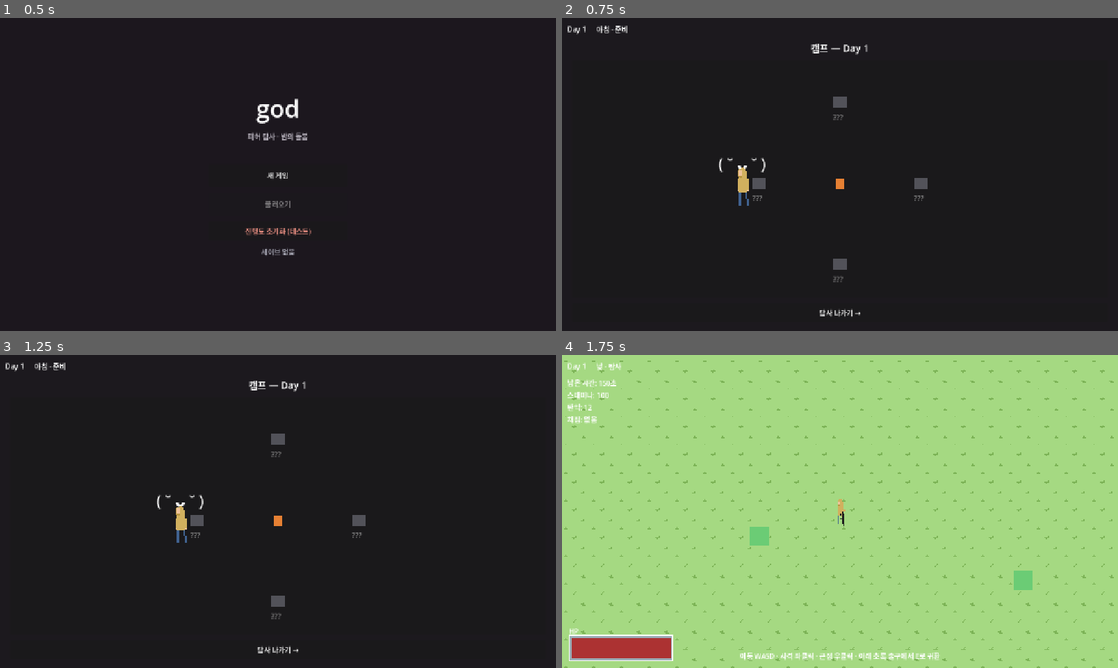
Above: before the commit, frames 1-4 (two rows, left to right).
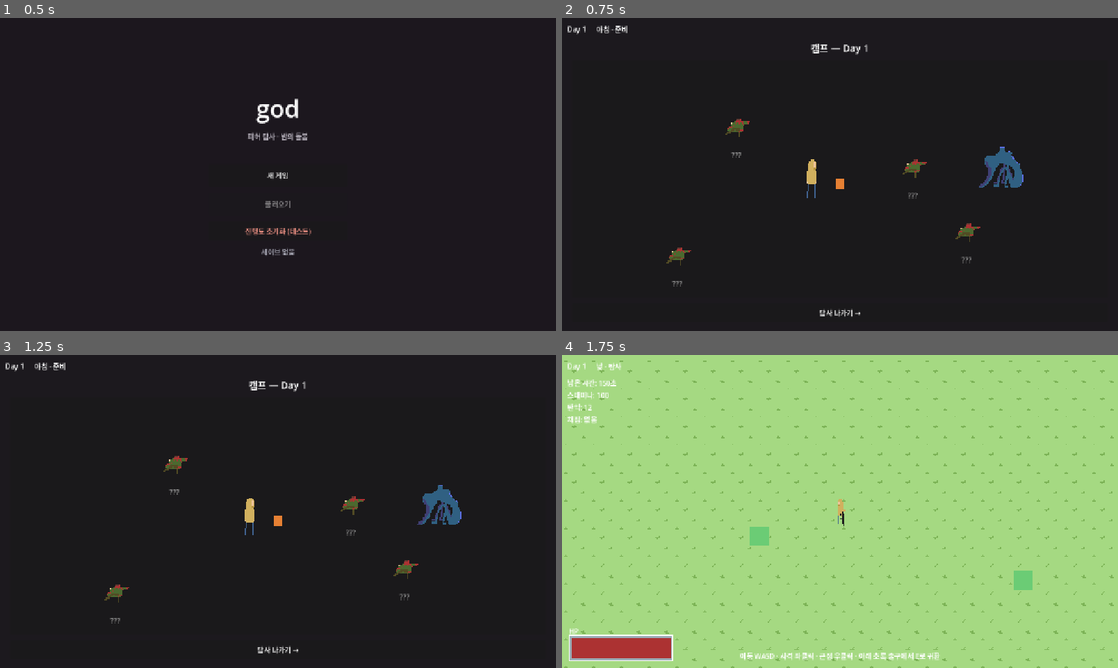
Above: after the commit, the same moments.

Repository: HomilBBANG/rt_Hilling_Game
Game: Godot game, scene res://scenes/ui/lobby.tscn
Two runs of this game, one before a commit and one after it. Both use one fixed random seed, a clock stepped at 60 frames per second and the inputs below.
Inputs:
- Up to frame 1 (0.5 s): no input
- Up to frame 2 (0.75 s): click "새 게임" at 0.5 s
- Up to frame 3 (1.25 s): no input
- Up to frame 4 (1.75 s): click "탐사 나가기 →" at 1.25 s

Frame 1 is identical in both runs. In frame 2, 1.8% of the frame differs, in the area x 18-83%, y 25-86%; in frame 3, 1.8%; in frame 4, nothing differs.

Commit message:
캠프 배치 데이터화: 시체 npc_a_dead + NPC/god/플레이어 개별 위치
- 시체를 ColorRect → npc_a_dead Sprite2D(플레이어와 동일 크기, 원본 밝기, 회전 0)
  부활 컷씬은 modulate 틴트로 전환
- NPC 개별 배치: npc_unlocks.xlsx에 x,y(바닥 비율 0~1) 열 추가, 없으면 원형 폴백
- god·플레이어 캠프 위치: balance.xlsx camp_god_x/y, camp_player_x/y로 조정
- 캠프 god도 god_idle 스프라이트, 플레이어는 오른쪽 바라보며 스폰

Co-Authored-By: Claude Opus 4.8 <noreply@anthropic.com>

Diff:
--- a/data/balance.json
+++ b/data/balance.json
@@ -5,5 +5,9 @@
   "target_satisfaction": 60,
   "pistol_range": 160,
   "knife_range": 60,
-  "cook_player_speed": 260
+  "cook_player_speed": 280,
+  "camp_god_x": 0.8,
+  "camp_god_y": 0.44,
+  "camp_player_x": 0.45,
+  "camp_player_y": 0.5
 }
--- a/data/npc_unlocks.json
+++ b/data/npc_unlocks.json
@@ -5,7 +5,9 @@
     "display_name": "하나",
     "role": "unique",
     "unlocks": "weapon_upgrade",
-    "note": "무기 제작/강화 해금"
+    "note": "무기 제작/강화 해금",
+    "x": 0.31,
+    "y": 0.28
   },
   {
     "threshold": 250,
@@ -13,7 +15,9 @@
     "display_name": "서린",
     "role": "placeable",
     "unlocks": "serving",
-    "note": "서빙 보조 배치 가능"
+    "note": "서빙 보조 배치 가능",
+    "x": 0.64,
+    "y": 0.45
   },
   {
     "threshold": 450,
@@ -21,7 +25,9 @@
     "display_name": "무림",
     "role": "placeable",
     "unlocks": "kitchen",
-    "note": "주방 보조 배치 가능"
+    "note": "주방 보조 배치 가능",
+    "x": 0.74,
+    "y": 0.72
   },
   {
     "threshold": 700,
@@ -29,6 +35,8 @@
     "display_name": "다인",
     "role": "unique",
     "unlocks": "new_region",
-    "note": "새 탐사 지역 해금"
+    "note": "새 탐사 지역 해금",
+    "x": 0.2,
+    "y": 0.82
   }
 ]
--- a/scenes/phases/morning_prep.tscn
+++ b/scenes/phases/morning_prep.tscn
@@ -47,11 +47,9 @@
 offset_bottom = 22.0
 color = Color(0.9, 0.5, 0.2, 1)
 
-[node name="Belami" type="Label" parent="Body/VBox/Ground"]
-offset_right = 80.0
-offset_bottom = 40.0
-theme_override_font_sizes/font_size = 34
-text = "( ˘ ᴗ ˘ )"
+[node name="Belami" type="AnimatedSprite2D" parent="Body/VBox/Ground"]
+texture_filter = 1
+scale = Vector2(2, 2)
 
 [node name="Player" type="AnimatedSprite2D" parent="Body/VBox/Ground"]
 texture_filter = 1
--- a/scripts/phases/morning_prep.gd
+++ b/scripts/phases/morning_prep.gd
@@ -8,7 +8,7 @@
 	Color(0.9, 0.6, 0.3), Color(0.5, 0.82, 0.5),
 	Color(0.6, 0.66, 0.95), Color(0.86, 0.5, 0.72), Color(0.75, 0.8, 0.4),
 ]
-const _CORPSE_COLOR := Color(0.32, 0.32, 0.35)
+const _DEAD_TEX := preload("res://assets/npc/npc_a_dead.png") # 임시 시체 스프라이트
 
 var _figures := {} # npc_id -> {body:ColorRect, label:Label, color:Color}
 
@@ -20,7 +20,7 @@
 @onready var _title: Label = $Body/VBox/Header
 @onready var _ground: Control = $Body/VBox/Ground
 @onready var _campfire: ColorRect = $Body/VBox/Ground/Campfire
-@onready var _belami: Label = $Body/VBox/Ground/Belami
+@onready var _belami: AnimatedSprite2D = $Body/VBox/Ground/Belami # god 캐릭터
 @onready var _player_fig: AnimatedSprite2D = $Body/VBox/Ground/Player
 @onready var _forge: VBoxContainer = $Body/VBox/Footer/UpgradePanel
 @onready var _tokens_label: Label = $Body/VBox/Footer/UpgradePanel/TokensLabel
@@ -90,12 +90,16 @@
 	var radius := minf(g.x, g.y) * 0.34
 
 	_campfire.position = center - _campfire.size * 0.5
-	_player_pos = center + Vector2(-radius - 40.0, 8.0)
+	# 플레이어·god 위치는 balance 엑셀(camp_player_x/y, camp_god_x/y, 비율 0~1)로 조정 가능.
+	_player_pos = _camp_pos("camp_player", g, center + Vector2(-radius - 40.0, 8.0))
 	_player_fig.sprite_frames = PlayerFrames.build("idle_hand", "run_hand")
 	_player_fig.play("idle")
+	_player_fig.flip_h = true # 스폰 시 오른쪽을 바라봄(이동 로직과 동일 규약: flip_h=true=우향)
 	_player_fig.position = _player_pos
 	_pos_init = true
-	_belami.position = center + Vector2(-radius - 40.0, -46.0) - _belami.size * 0.5
+	_belami.sprite_frames = GodFrames.build()
+	_belami.play("idle")
+	_belami.position = _camp_pos("camp_god", g, center + Vector2(-radius - 40.0, -46.0))
 
 	var entries := NpcUnlockDB.entries
 	var n := entries.size()
@@ -105,9 +109,21 @@
 			continue
 		var disp := String(entries[i].get("display_name", npc_id))
 		var color: Color = _PALETTE[i % _PALETTE.size()]
-		var ang := TAU * float(i) / maxf(1.0, float(n)) - PI * 0.5
-		var pos := center + Vector2(cos(ang), sin(ang)) * radius
+		# 엑셀 x,y(바닥 비율 0~1)가 있으면 개별 배치, 없으면 원형 자동 배치.
+		var pos: Vector2
+		if entries[i].has("x") and entries[i].has("y"):
+			pos = Vector2(float(entries[i]["x"]) * g.x, float(entries[i]["y"]) * g.y)
+		else:
+			var ang := TAU * float(i) / maxf(1.0, float(n)) - PI * 0.5
+			pos = center + Vector2(cos(ang), sin(ang)) * radius
 		_figures[npc_id] = _make_figure(npc_id, disp, color, pos)
+
+
+## balance 엑셀에 <prefix>_x/_y(바닥 비율 0~1)가 있으면 그 위치, 없으면 fallback.
+func _camp_pos(prefix: String, g: Vector2, fallback: Vector2) -> Vector2:
+	if Balance.has(prefix + "_x") and Balance.has(prefix + "_y"):
+		return Vector2(Balance.get_float(prefix + "_x", 0.5) * g.x, Balance.get_float(prefix + "_y", 0.5) * g.y)
+	return fallback
 
 
 func _make_figure(npc_id: String, disp: String, color: Color, pos: Vector2) -> Dictionary:
@@ -115,18 +131,21 @@
 	# 컷씬 대기 중이면(부활은 했지만 아직 안 보여줌) 시체 상태로 시작해 연출로 전환.
 	var shown := revived and npc_id not in NPCManager.pending_revivals()
 
-	var body := ColorRect.new()
-	body.size = Vector2(26, 30)
-	body.pivot_offset = body.size * 0.5
-	body.color = color if shown else _CORPSE_COLOR
-	body.rotation = 0.0 if shown else PI * 0.5 # 시체 = 누워 있음
-	body.position = pos - body.size * 0.5
+	# 시체/부활 모두 npc_a_dead 스프라이트 사용(임시). 상태는 회전+틴트로 구분.
+	var body := Sprite2D.new()
+	body.texture = _DEAD_TEX
+	body.texture_filter = CanvasItem.TEXTURE_FILTER_NEAREST
+	body.scale = Vector2(3, 3) # 플레이어(32px @ scale 3)와 동일 크기
+	# 시체는 원본 밝기 그대로(npc_a_dead가 이미 '죽은' 그림). 부활 시 팔레트 색으로 틴트.
+	body.modulate = color if shown else Color(1, 1, 1)
+	body.rotation = 0.0 # 시체·부활 모두 똑바로 선 자세(회전 없음)
+	body.position = pos # Sprite2D 는 중심 기준
 	_ground.add_child(body)
 
 	var label := Label.new()
 	label.text = disp if shown else "???"
 	label.modulate = Color(1, 1, 1) if shown else Color(0.6, 0.6, 0.6)
-	label.position = pos + Vector2(-16.0, 22.0)
+	label.position = pos + Vector2(-16.0, 54.0) # 스프라이트(96px) 아래에 이름
 	_ground.add_child(label)
 
 	return {"body": body, "label": label, "color": color, "name": disp}
@@ -154,12 +173,12 @@
 	await get_tree().create_timer(0.6).timeout
 	if fig.is_empty():
 		return
-	var body: ColorRect = fig["body"]
+	var body: Sprite2D = fig["body"]
 	var label: Label = fig["label"]
 	var t := create_tween()
 	t.set_parallel(true)
 	t.tween_property(body, "rotation", 0.0, 1.0)
-	t.tween_property(body, "color", fig["color"], 1.0)
+	t.tween_property(body, "modulate", fig["color"], 1.0)
 	t.tween_property(body, "position", body.position - Vector2(0, 6), 1.0)
 	await t.finished
 	label.text = String(fig["name"])
Binary file added: assets/npc/npc_a_dead.png
Not shown, added: assets/npc/npc_a_dead.png.import
Not shown, changed: data/balance.xlsx
Not shown, changed: data/npc_unlocks.xlsx
Not shown, changed: tools/convert_npc_unlocks.py
